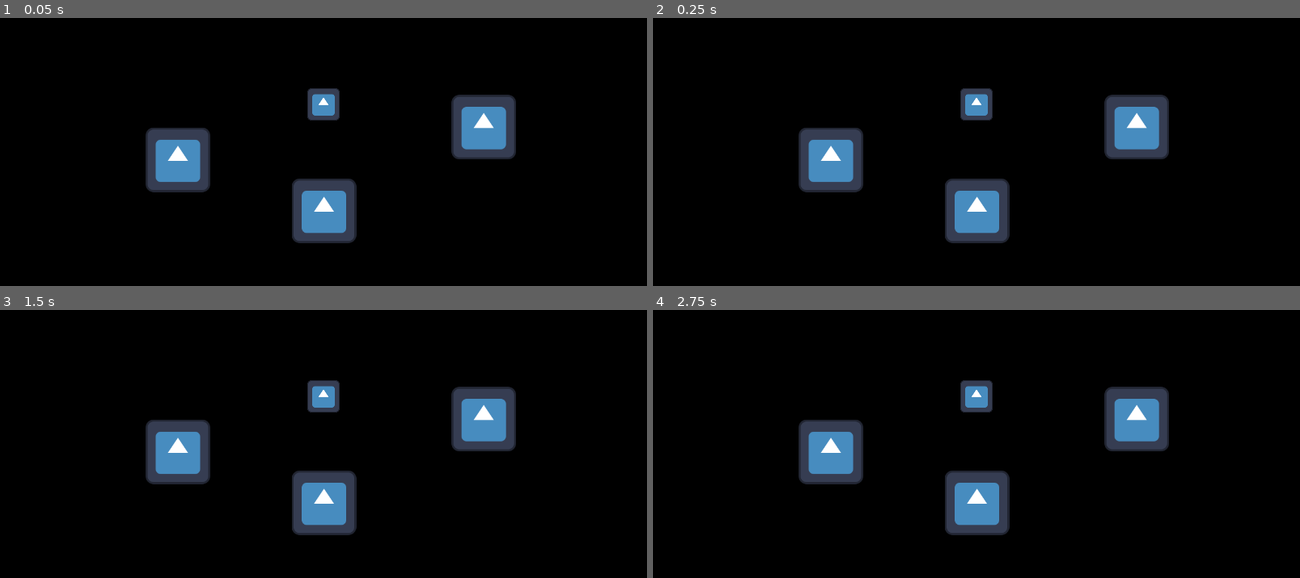
Above: before the commit, frames 1-4 (two rows, left to right).
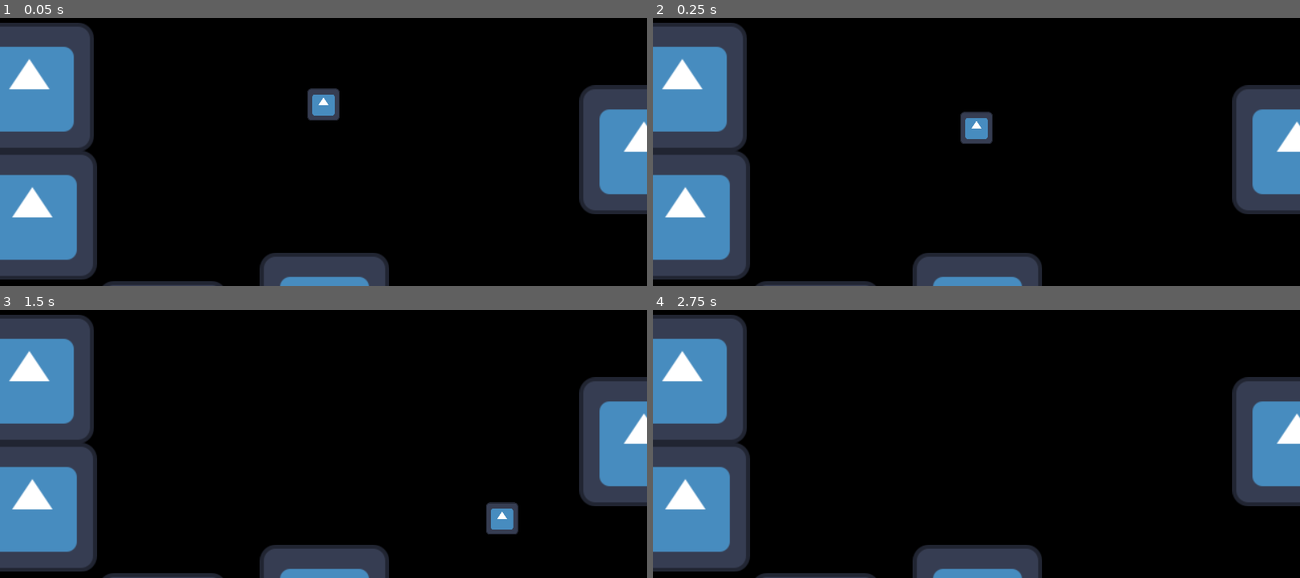
Above: after the commit, the same moments.

Repository: Pnsadeghy/2d_platformer_game_godot
Game: Godot game, scene res://scenes/levels/level_0001.tscn
Two runs of this game, one before a commit and one after it. Both use one fixed random seed, a clock stepped at 60 frames per second and the inputs below. Before the commit the project has no main scene; this scene is started directly in both runs. The engine's default icon, where the game draws it, is replaced by a stand-in: a white triangle on a blue panel in a dark square.
Inputs:
- Up to frame 1 (0.05 s): no input
- Up to frame 2 (0.25 s): no input
- Up to frame 3 (1.5 s): hold Space (jump, bound only after the commit) 0.53-1.28 s; hold Right (right, bound only after the commit) from 0.53 s (still down); tap Space (jump, bound only after the commit) at 1.35 s
- Up to frame 4 (2.75 s): tap Space (jump, bound only after the commit) at 1.52, 1.82 s; tap Enter at 2 s; release Right (right, bound only after the commit) at 2.03 s; hold Left (left, bound only after the commit) from 2.03 s (still down); hold Space (jump, bound only after the commit) from 2.03 s (still down)

The runs differ from the first frame. In frame 1, 29% of the frame differs, in the area x 0-100%, y 1-100%; in frame 2, 30%; in frame 3, 30%; in frame 4, 29%.

Commit message:
Feature Update StateMachineSystem

Diff:
--- a/entities/player/player.gd
+++ b/entities/player/player.gd
@@ -1,3 +1,52 @@
-extends CharacterBody2D
+extends StateCharacter
 
 class_name Player
+
+var idle_state
+var move_state
+var air_state
+var jump_state
+var hit_state
+var on_wall_state
+var wall_jump_state
+
+@onready var jump_timer := $JumpTimer
+
+func _init():
+	super._init()
+
+	const IdleState = preload("res://modules/state_machine/states/character/IdleState.gd")
+	const MoveState = preload("res://modules/state_machine/states/character/MoveState.gd")
+	const AirState = preload("res://modules/state_machine/states/character/OnAirState.gd")
+	const JumpState = preload("res://modules/state_machine/states/character/JumpState.gd")
+	const HitState = preload("res://modules/state_machine/states/character/HitState.gd")
+	const OnWallState = preload("res://modules/state_machine/states/character/OnWallState.gd")
+	const WallJumpState = preload("res://modules/state_machine/states/character/WallJumpState.gd")
+
+	idle_state = IdleState.new(state_machine, self)
+	move_state = MoveState.new(state_machine, self)
+	air_state = AirState.new(state_machine, self)
+	jump_state = JumpState.new(state_machine, self)
+	hit_state = HitState.new(state_machine, self)
+	on_wall_state = OnWallState.new(state_machine, self)
+	wall_jump_state = WallJumpState.new(state_machine, self)
+
+	state_machine.change_state(idle_state)
+
+func _process(delta):
+	super._process(delta)
+
+	if Input.is_action_pressed("jump") and !jump_requested:
+		Input.action_release("jump")
+		jump_requested = true
+		if !is_on_floor():
+			jump_timer.start()
+
+	movement_x = Input.get_axis("left", "right")
+
+func on_jump():
+	super.on_jump()
+	jump_timer.stop()
+
+func _on_jump_timer_timeout():
+	jump_requested = false
--- a/entities/player/player.tscn
+++ b/entities/player/player.tscn
@@ -39,17 +39,26 @@
 }]
 
 [sub_resource type="CapsuleShape2D" id="CapsuleShape2D_yextm"]
-radius = 32.0
-height = 64.0
+radius = 15.0
+height = 32.0
 
 [node name="Player" type="CharacterBody2D"]
 collision_layer = 2
 script = ExtResource("1_fgh8r")
 
+[node name="WallChecker" type="RayCast2D" parent="."]
+target_position = Vector2(23, 0)
+
 [node name="Animator" type="AnimatedSprite2D" parent="."]
-scale = Vector2(0.5, 0.5)
+scale = Vector2(0.25, 0.25)
 sprite_frames = SubResource("SpriteFrames_1ukdc")
 animation = &"move"
 
 [node name="CollisionShape2D" type="CollisionShape2D" parent="."]
 shape = SubResource("CapsuleShape2D_yextm")
+
+[node name="JumpTimer" type="Timer" parent="."]
+wait_time = 0.5
+one_shot = true
+
+[connection signal="timeout" from="JumpTimer" to="." method="_on_jump_timer_timeout"]
--- /dev/null
+++ b/entities/player/states/PlayerAirState.gd
@@ -0,0 +1,3 @@
+extends AirState
+
+class_name PlayerAirState
--- /dev/null
+++ b/modules/state_machine/State.gd
@@ -0,0 +1,24 @@
+class_name State
+
+var state_machine
+var entity
+var animation_name: String = ""
+
+func _init(machine: StateMachine, entity):
+	self.entity = entity
+	state_machine = machine
+
+func on_enter():
+	pass
+
+func on_exit():
+	pass
+
+func on_process(delta):
+	return true
+
+func on_physics_process(delta):
+	return true
+
+func on_animation_finished():
+	pass
--- /dev/null
+++ b/modules/state_machine/StateCharacter.gd
@@ -0,0 +1,60 @@
+extends CharacterBody2D
+
+class_name StateCharacter
+
+@export var move_speed := 200.0
+@export var jump_force := 300.0
+@export var fall_gravity_scale := 980.0
+@export var jump_gravity_scale := 600.0
+@export var wall_gravity_scale := 100.0
+
+var state_machine: StateMachine
+var movement_x := 0.0
+var facing_right := true
+
+var jump_requested := false
+var can_check_direction := true
+
+var StateManager = preload("res://modules/state_machine/StateMachine.gd")
+
+@onready var animator: AnimatedSprite2D = $Animator
+@onready var wall_checker: RayCast2D = $WallChecker
+
+func _init():
+	state_machine = StateManager.new(self)
+
+func _ready():
+	animator.animation_finished.connect(state_machine.on_animation_finished)
+
+func _process(delta):
+	state_machine.on_process(delta)
+
+	if can_check_direction:
+		check_flip()
+
+func _physics_process(delta):
+	state_machine.on_physics_process(delta)
+	move_and_slide()
+
+func play_animation(name: String):
+	animator.play(name)
+
+func set_movement_x():
+	velocity.x = movement_x * move_speed
+
+func is_facing_wall():
+	return wall_checker.is_colliding()
+
+func check_flip():
+	if velocity.x == 0: return
+	if velocity.x > 0:
+		animator.flip_h = false
+		wall_checker.rotation = 0
+		facing_right = true
+	else:
+		animator.flip_h = true
+		wall_checker.rotation = deg_to_rad(180)
+		facing_right = false
+
+func on_jump():
+	jump_requested = false
--- /dev/null
+++ b/modules/state_machine/StateMachine.gd
@@ -0,0 +1,30 @@
+class_name StateMachine
+
+var entity = null
+var current_state: State = null
+
+func _init(entity):
+	self.entity = entity
+
+func change_state(new_state: State):
+	if new_state == current_state: return
+
+	if current_state != null:
+		current_state.on_exit()
+
+	current_state = new_state
+	current_state.on_enter()
+
+	if current_state.animation_name != "":
+		entity.play_animation(current_state.animation_name)
+
+func on_process(delta):
+	if current_state:
+		current_state.on_process(delta)
+
+func on_physics_process(delta):
+	if current_state:
+		current_state.on_physics_process(delta)
+
+func on_animation_finished():
+	current_state.on_animation_finished()
--- /dev/null
+++ b/modules/state_machine/states/character/HitState.gd
@@ -0,0 +1,3 @@
+extends State
+
+class_name HisState
--- /dev/null
+++ b/modules/state_machine/states/character/IdleState.gd
@@ -0,0 +1,15 @@
+extends GroundState
+
+class_name IdleState
+
+func on_enter():
+	entity.velocity = Vector2.ZERO
+
+func on_process(delta):
+	if !super.on_process(delta): return false
+
+	if entity.movement_x != 0:
+		state_machine.change_state(entity.move_state)
+		return false
+
+	return true
--- /dev/null
+++ b/modules/state_machine/states/character/JumpState.gd
@@ -0,0 +1,11 @@
+extends State
+
+class_name JumpState
+
+func on_enter():
+	entity.velocity.y = -entity.jump_force
+	entity.on_jump()
+
+func on_process(delta):
+	state_machine.change_state(entity.air_state)
+	return false
--- /dev/null
+++ b/modules/state_machine/states/character/MoveState.gd
@@ -0,0 +1,14 @@
+extends GroundState
+
+class_name MoveState
+
+func on_process(delta):
+	if !super.on_process(delta): return false
+
+	if entity.movement_x == 0:
+		state_machine.change_state(entity.idle_state)
+		return false
+
+	entity.set_movement_x()
+
+	return true
--- /dev/null
+++ b/modules/state_machine/states/character/OnAirState.gd
@@ -0,0 +1,16 @@
+extends AirState
+
+class_name OnAirState
+
+func on_process(delta):
+	if !super.on_process(delta): return false
+
+	if entity.is_facing_wall():
+		state_machine.change_state(entity.on_wall_state)
+		return false
+	if entity.movement_x != 0:
+		entity.set_movement_x()
+	else:
+		entity.velocity.x = lerp(entity.velocity.x, 0.0, 0.01)
+
+	return true
--- /dev/null
+++ b/modules/state_machine/states/character/OnWallState.gd
@@ -0,0 +1,19 @@
+extends AirState
+
+class_name OnWallState
+
+func on_process(delta):
+	if !super.on_process(delta): return
+
+	if !entity.is_facing_wall():
+		state_machine.change_state(entity.air_state)
+		return false
+
+	if entity.jump_requested:
+		state_machine.change_state(entity.wall_jump_state)
+		return false
+
+	if entity.velocity.y > 0:
+		entity.velocity.y = lerp(entity.velocity.y, entity.wall_gravity_scale, 0.1)
+
+	entity.set_movement_x()
--- /dev/null
+++ b/modules/state_machine/states/character/WallJumpState.gd
@@ -0,0 +1,40 @@
+extends AirState
+
+class_name WallJumpState
+
+var timer
+var can_change_state := true
+
+func _init(state_machine, entity):
+	super._init(state_machine, entity)
+
+	timer = Timer.new()
+	timer.name = "WallJumpTimer"
+	timer.one_shot = true
+	timer.wait_time = 0.75
+	entity.add_child(timer)
+	timer.timeout.connect(on_timeout)
+
+func on_enter():
+	entity.velocity.x = entity.move_speed
+	if entity.facing_right:
+		entity.velocity.x *= -1
+	entity.velocity.y = -entity.jump_force
+	entity.on_jump()
+	timer.start()
+	can_change_state = false
+
+func on_process(delta):
+	if !super.on_process(delta): return false
+
+	if can_change_state:
+		entity.air_state.gravity_force = 1.1
+		state_machine.change_state(entity.air_state)
+
+	return true
+
+func on_timeout():
+	can_change_state = true
+
+func on_exit():
+	timer.stop()
--- /dev/null
+++ b/modules/state_machine/states/parent/AirState.gd
@@ -0,0 +1,24 @@
+extends State
+
+class_name AirState
+
+var set_gravity := true
+var gravity_force := 1.0
+
+func on_process(delta):
+	if !super.on_process(delta): return false
+
+	if entity.is_on_floor():
+		state_machine.change_state(entity.idle_state)
+		return false
+
+	if set_gravity:
+		if entity.velocity.y > 0:
+			entity.velocity.y += entity.fall_gravity_scale * gravity_force * delta
+		else:
+			entity.velocity.y += entity.jump_gravity_scale * delta
+
+	return true
+
+func on_exit():
+	gravity_force = 1.0
--- /dev/null
+++ b/modules/state_machine/states/parent/GroundState.gd
@@ -0,0 +1,16 @@
+extends State
+
+class_name GroundState
+
+func on_process(delta):
+	if !super.on_process(delta): return false
+
+	if !entity.is_on_floor():
+		state_machine.change_state(entity.air_state)
+		return false
+
+	if entity.jump_requested:
+		state_machine.change_state(entity.jump_state)
+		return false
+
+	return true
--- a/project.godot
+++ b/project.godot
@@ -11,6 +11,7 @@
 [application]
 
 config/name="Godot 2d Platformer"
+run/main_scene="res://scenes/levels/level_0001.tscn"
 config/features=PackedStringArray("4.0", "Forward Plus")
 config/icon="res://icon.svg"
 
@@ -19,6 +20,30 @@
 window/size/viewport_width=1280
 window/size/viewport_height=720
 window/stretch/mode="canvas_items"
+
+[input]
+
+jump={
+"deadzone": 0.5,
+"events": [Object(InputEventKey,"resource_local_to_scene":false,"resource_name":"","device":-1,"window_id":0,"alt_pressed":false,"shift_pressed":false,"ctrl_pressed":false,"meta_pressed":false,"pressed":false,"keycode":0,"physical_keycode":32,"key_label":0,"unicode":32,"echo":false,"script":null)
+, Object(InputEventKey,"resource_local_to_scene":false,"resource_name":"","device":-1,"window_id":0,"alt_pressed":false,"shift_pressed":false,"ctrl_pressed":false,"meta_pressed":false,"pressed":false,"keycode":0,"physical_keycode":90,"key_label":0,"unicode":122,"echo":false,"script":null)
+, Object(InputEventJoypadButton,"resource_local_to_scene":false,"resource_name":"","device":-1,"button_index":0,"pressure":0.0,"pressed":false,"script":null)
+]
+}
+left={
+"deadzone": 0.5,
+"events": [Object(InputEventKey,"resource_local_to_scene":false,"resource_name":"","device":-1,"window_id":0,"alt_pressed":false,"shift_pressed":false,"ctrl_pressed":false,"meta_pressed":false,"pressed":false,"keycode":0,"physical_keycode":4194319,"key_label":0,"unicode":0,"echo":false,"script":null)
+, Object(InputEventKey,"resource_local_to_scene":false,"resource_name":"","device":-1,"window_id":0,"alt_pressed":false,"shift_pressed":false,"ctrl_pressed":false,"meta_pressed":false,"pressed":false,"keycode":0,"physical_keycode":65,"key_label":0,"unicode":97,"echo":false,"script":null)
+, Object(InputEventJoypadMotion,"resource_local_to_scene":false,"resource_name":"","device":-1,"axis":0,"axis_value":-1.0,"script":null)
+]
+}
+right={
+"deadzone": 0.5,
+"events": [Object(InputEventKey,"resource_local_to_scene":false,"resource_name":"","device":-1,"window_id":0,"alt_pressed":false,"shift_pressed":false,"ctrl_pressed":false,"meta_pressed":false,"pressed":false,"keycode":0,"physical_keycode":4194321,"key_label":0,"unicode":0,"echo":false,"script":null)
+, Object(InputEventKey,"resource_local_to_scene":false,"resource_name":"","device":-1,"window_id":0,"alt_pressed":false,"shift_pressed":false,"ctrl_pressed":false,"meta_pressed":false,"pressed":false,"keycode":0,"physical_keycode":68,"key_label":0,"unicode":100,"echo":false,"script":null)
+, Object(InputEventJoypadMotion,"resource_local_to_scene":false,"resource_name":"","device":-1,"axis":0,"axis_value":1.0,"script":null)
+]
+}
 
 [layer_names]
 
--- a/scenes/levels/level_0001.tscn
+++ b/scenes/levels/level_0001.tscn
@@ -9,6 +9,7 @@
 [node name="level_0001" type="Node2D"]
 
 [node name="Camera2D" type="Camera2D" parent="."]
+zoom = Vector2(2, 2)
 
 [node name="Block" type="StaticBody2D" parent="."]
 position = Vector2(1, 211)
@@ -32,6 +33,28 @@
 position = Vector2(-0.5, -0.5)
 shape = SubResource("RectangleShape2D_3i1ue")
 
+[node name="Block4" type="StaticBody2D" parent="."]
+position = Vector2(-159, 239)
+collision_mask = 0
+
+[node name="Sprite2D" type="Sprite2D" parent="Block4"]
+texture = ExtResource("1_i8kxp")
+
+[node name="CollisionShape2D" type="CollisionShape2D" parent="Block4"]
+position = Vector2(-0.5, -0.5)
+shape = SubResource("RectangleShape2D_3i1ue")
+
+[node name="Block5" type="StaticBody2D" parent="."]
+position = Vector2(-291, -17)
+collision_mask = 0
+
+[node name="Sprite2D" type="Sprite2D" parent="Block5"]
+texture = ExtResource("1_i8kxp")
+
+[node name="CollisionShape2D" type="CollisionShape2D" parent="Block5"]
+position = Vector2(-0.5, -0.5)
+shape = SubResource("RectangleShape2D_3i1ue")
+
 [node name="Block3" type="StaticBody2D" parent="."]
 position = Vector2(317, 45)
 collision_mask = 0
